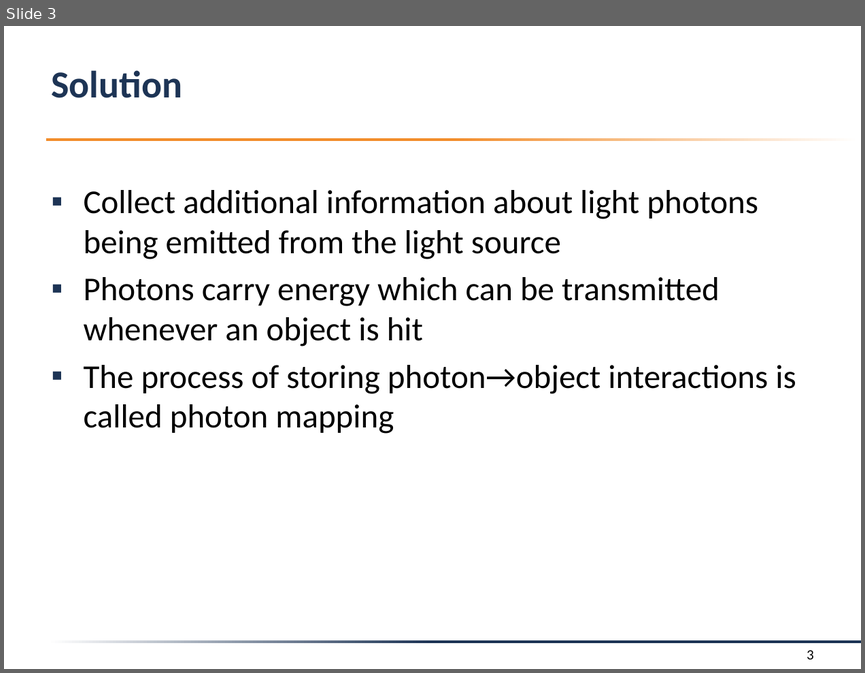
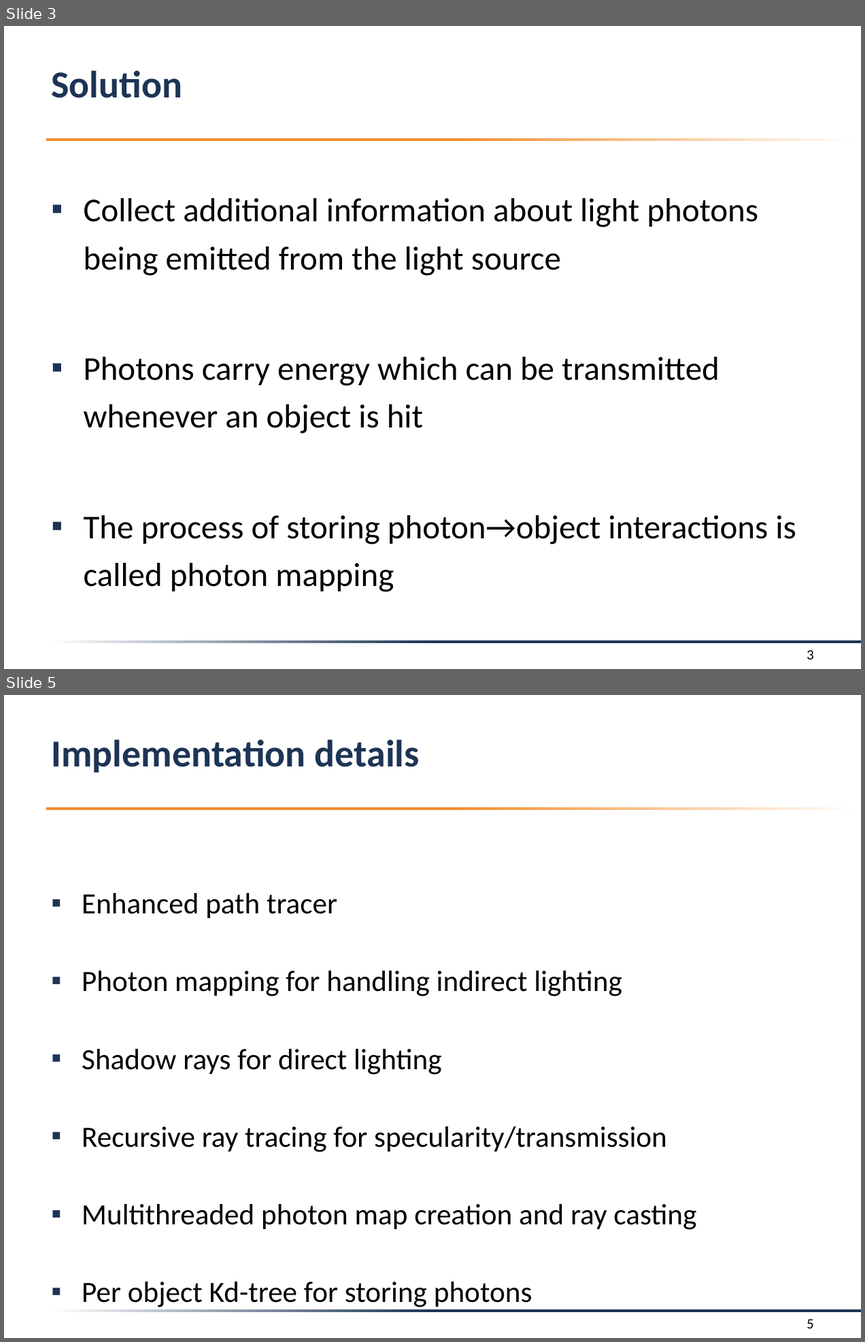
Before and after one commit to f-tischler/FortgeschritteneComputergrafik, a slide deck: Präsentation/presentation.pptx. Shown one above the other, each under a label of ours: slide 3 before the commit, slides 3 and 5 after it; the slides between them are not shown. The pictures are 865x673 and 865x1342 pixels, drawn with LibreOffice and Linux fonts; fonts in the diff are those of the drawing; background and template pictures are left out. Boxes give left, top, right and bottom in pixels: in the first picture for what was removed or moved away, otherwise in the second. Text is boxed around its words. In the diff, an @@ line names an element or a change of style, - is before the commit and + after.

```diff
--- a/Präsentation/presentation.pptx
+++ b/Präsentation/presentation.pptx
@@ slide 5 added at box(4, 695, 861, 1338), background #FFFFFF; not listed: 2 template elements that a slide beside it also shows @@
@@ title added at box(51, 739, 419, 773), 32 pt, text #1D3455, bold @@
+Implementation details
@@ text added at box(82, 893, 696, 1310), 24.7 pt, text #000000 @@
+▪ Enhanced path tracer
+▪ Photon mapping for handling indirect lighting
+▪ Shadow rays for direct lighting
+▪ Recursive ray tracing for specularity/transmission
+▪ Multithreaded photon map creation and ray casting
+▪ Per object Kd-tree for storing photons
@@ page number added at box(806, 1319, 814, 1328), 12 pt, text #000000 @@
+5
@@ slide 3 changed as well @@
@@ text "Collect additional information about light ..." at box(84, 198, 796, 592): line spacing 1 to 1.2 @@
```
Also in this commit, not shown: 12 other slides changed, 1 other slide added, 5 slides removed, 4 other files.
